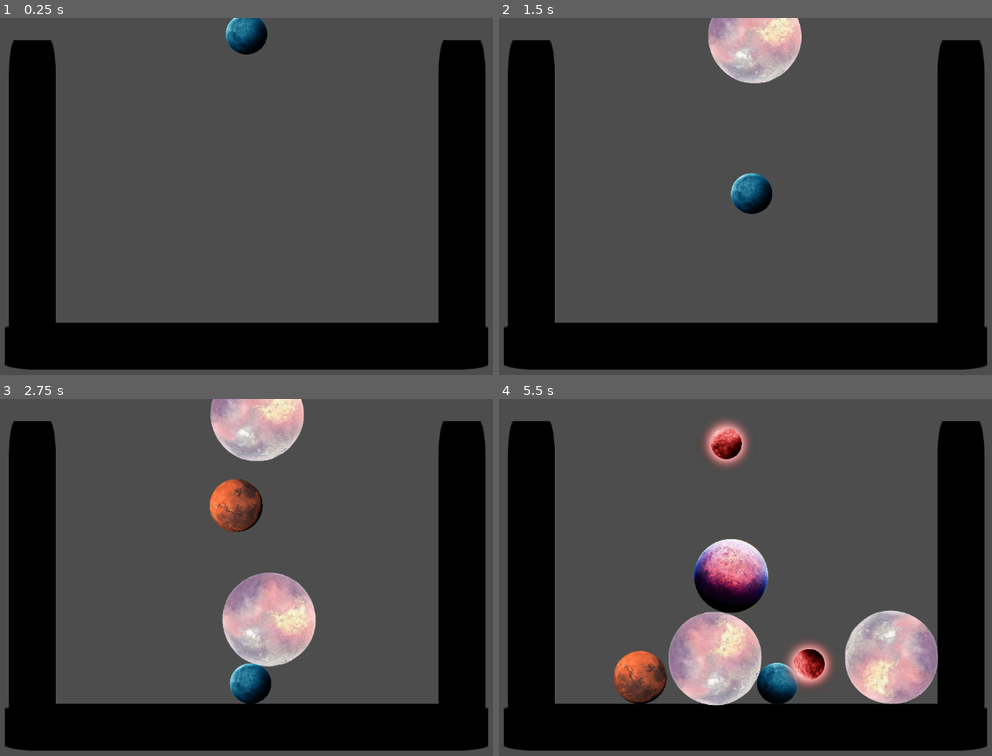
Above: before the commit, frames 1-4 (two rows, left to right).
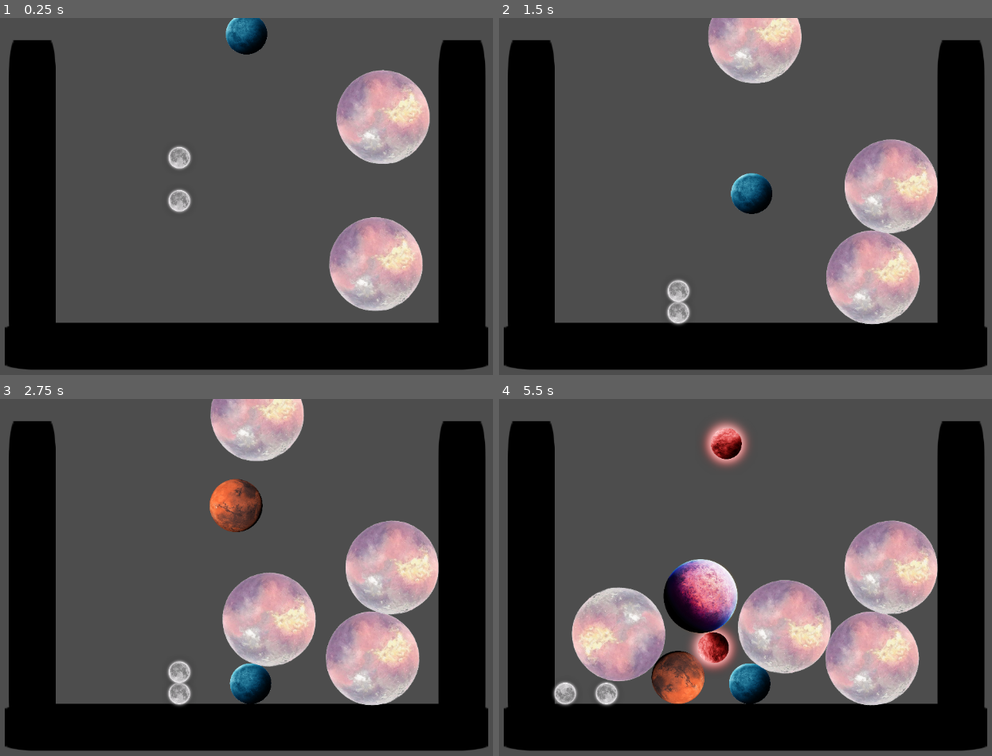
Above: after the commit, the same moments.

Repository: 6thAce/marbel-merger
Game: Godot game, scene res://main.tscn
The game is run twice, just before and just after one commit, with the same random seed, the same clock (stepped at 60 frames per second) and the same inputs. The engine's default icon, where the game draws it, is replaced by a stand-in: a white triangle on a blue panel in a dark square.
Inputs (mouse positions are in pixels of both pictures, inside the frame that each line leads up to):
- Up to frame 1 (0.25 s): no input
- Up to frame 2 (1.5 s): move the mouse to (883, 178) at 0.52 s; hold Right (ui_right) 0.53-1.28 s; tap Space (space) at 0.6, 1.35 s; click (883, 178) at 0.67 s; move the mouse to (617, 214) at 1.27 s; hold Left (ui_left) from 1.28 s (still down)
- Up to frame 3 (2.75 s): move the mouse to (310, 498) at 2.02 s; release Left (ui_left) at 2.03 s; hold Right (ui_right) from 2.03 s (still down); tap Space (space) at 2.1 s
- Up to frame 4 (5.5 s): move the mouse to (710, 648) at 2.77 s; tap Space (space) every 0.75 s from 2.85 to 5.1 s; click (710, 648) at 2.92 s; move the mouse to (937, 631) at 3.52 s; release Right (ui_right) at 3.53 s; hold Left (ui_left) from 3.53 s (still down); move the mouse to (553, 523) at 4.27 s; move the mouse to (775, 577) at 5.02 s; click (775, 577) at 5.17 s

The runs differ from the first frame. In frame 1, 8.4% of the frame differs, in the area x 33-88%, y 14-83%; in frame 2, 8.4%; in frame 3, 8.3%; in frame 4, 25%, in the area x 10-90%, y 33-87%.

Commit message:
Refactor ball collision and merging logic
Updated ball scene and scripts to use Area2D for collision detection and simplified the merge logic for all ball levels. Removed signal connections from code in favor of editor-based connections. Updated main scene to add new ball instances and resource references.

Diff:
--- a/ball0.tscn
+++ b/ball0.tscn
@@ -16,4 +16,9 @@
 [node name="CollisionShape2D" type="CollisionShape2D" parent="."]
 shape = SubResource("CircleShape2D_5jjlg")
 
-[connection signal="body_entered" from="." to="." method="_on_body_entered"]
+[node name="Area2D" type="Area2D" parent="."]
+
+[node name="CollisionShape2D" type="CollisionShape2D" parent="Area2D"]
+shape = SubResource("CircleShape2D_5jjlg")
+
+[connection signal="body_entered" from="Area2D" to="." method="_on_area_2d_body_entered"]
--- a/ball_0.gd
+++ b/ball_0.gd
@@ -4,37 +4,31 @@
 @onready var main = get_tree().root.get_node("Main") # reference to Main node
 
 func _ready():
-	# Connect collision signal
-	self.body_entered.connect(_on_body_entered)
-
+	# Do NOT connect signal here, Editor already handles body_entered
+	pass
 
 func _on_body_entered(body: Node):
-	# Check if colliding with another ball
 	if body is RigidBody2D and body.has_method("get_level"):
-		if body.get_level() == level:  # same type
+		print("Collision with ball level: ", body.get_level())
+		if body.get_level() == level: # same type
 			merge_with(body)
-
 
 func get_level() -> int:
 	return level
-
 
 func merge_with(other_ball: RigidBody2D):
 	if !is_instance_valid(other_ball):
 		return
 
-	# Position for new ball (middle of the two)
-	var new_pos = (position + other_ball.position) / 2.0
+	# Example merge logic
+	var new_ball_scene = load("res://ball" + str(level + 1) + ".tscn")
+	var new_ball = new_ball_scene.instantiate()
+	new_ball.position = (position + other_ball.position) / 2
 
-	# Remove the two old balls
+	main.add_child(new_ball)
 	queue_free()
 	other_ball.queue_free()
 
-	# Next level
-	var next_level = level + 1
 
-	# If next level exists in Main's ball_scenes array
-	if next_level < main.ball_scenes.size():
-		var NewBall = main.ball_scenes[next_level].instantiate()
-		NewBall.position = new_pos
-		main.add_child(NewBall)
+func _on_area_2d_body_entered(body: Node2D) -> void:
+	pass # Replace with function body.
--- a/ball_1.gd
+++ b/ball_1.gd
@@ -1,40 +1,30 @@
 extends RigidBody2D
 
-@export var level: int = 0   # Ball type (0,1,2,...)
+@export var level: int = 1  # Ball type (0,1,2,...)
 @onready var main = get_tree().root.get_node("Main") # reference to Main node
 
 func _ready():
-	# Connect collision signal
-	self.body_entered.connect(_on_body_entered)
-
+	# Do NOT connect signal here, Editor already handles body_entered
+	pass
 
 func _on_body_entered(body: Node):
-	# Check if colliding with another ball
 	if body is RigidBody2D and body.has_method("get_level"):
-		if body.get_level() == level:  # same type
+		print("Collision with ball level: ", body.get_level())
+		if body.get_level() == level: # same type
 			merge_with(body)
-
 
 func get_level() -> int:
 	return level
-
 
 func merge_with(other_ball: RigidBody2D):
 	if !is_instance_valid(other_ball):
 		return
 
-	# Position for new ball (middle of the two)
-	var new_pos = (position + other_ball.position) / 2.0
+	# Example merge logic
+	var new_ball_scene = load("res://ball" + str(level + 1) + ".tscn")
+	var new_ball = new_ball_scene.instantiate()
+	new_ball.position = (position + other_ball.position) / 2
 
-	# Remove the two old balls
+	main.add_child(new_ball)
 	queue_free()
 	other_ball.queue_free()
-
-	# Next level
-	var next_level = level + 1
-
-	# If next level exists in Main's ball_scenes array
-	if next_level < main.ball_scenes.size():
-		var NewBall = main.ball_scenes[next_level].instantiate()
-		NewBall.position = new_pos
-		main.add_child(NewBall)
--- a/ball_2.gd
+++ b/ball_2.gd
@@ -1,40 +1,30 @@
 extends RigidBody2D
 
-@export var level: int = 0   # Ball type (0,1,2,...)
+@export var level: int = 2   # Ball type (0,1,2,...)
 @onready var main = get_tree().root.get_node("Main") # reference to Main node
 
 func _ready():
-	# Connect collision signal
-	self.body_entered.connect(_on_body_entered)
-
+	# Do NOT connect signal here, Editor already handles body_entered
+	pass
 
 func _on_body_entered(body: Node):
-	# Check if colliding with another ball
 	if body is RigidBody2D and body.has_method("get_level"):
-		if body.get_level() == level:  # same type
+		print("Collision with ball level: ", body.get_level())
+		if body.get_level() == level: # same type
 			merge_with(body)
-
 
 func get_level() -> int:
 	return level
-
 
 func merge_with(other_ball: RigidBody2D):
 	if !is_instance_valid(other_ball):
 		return
 
-	# Position for new ball (middle of the two)
-	var new_pos = (position + other_ball.position) / 2.0
+	# Example merge logic
+	var new_ball_scene = load("res://ball" + str(level + 1) + ".tscn")
+	var new_ball = new_ball_scene.instantiate()
+	new_ball.position = (position + other_ball.position) / 2
 
-	# Remove the two old balls
+	main.add_child(new_ball)
 	queue_free()
 	other_ball.queue_free()
-
-	# Next level
-	var next_level = level + 1
-
-	# If next level exists in Main's ball_scenes array
-	if next_level < main.ball_scenes.size():
-		var NewBall = main.ball_scenes[next_level].instantiate()
-		NewBall.position = new_pos
-		main.add_child(NewBall)
--- a/ball_3.gd
+++ b/ball_3.gd
@@ -1,40 +1,30 @@
 extends RigidBody2D
 
-@export var level: int = 0   # Ball type (0,1,2,...)
+@export var level: int = 3   # Ball type (0,1,2,...)
 @onready var main = get_tree().root.get_node("Main") # reference to Main node
 
 func _ready():
-	# Connect collision signal
-	self.body_entered.connect(_on_body_entered)
-
+	# Do NOT connect signal here, Editor already handles body_entered
+	pass
 
 func _on_body_entered(body: Node):
-	# Check if colliding with another ball
 	if body is RigidBody2D and body.has_method("get_level"):
-		if body.get_level() == level:  # same type
+		print("Collision with ball level: ", body.get_level())
+		if body.get_level() == level: # same type
 			merge_with(body)
-
 
 func get_level() -> int:
 	return level
-
 
 func merge_with(other_ball: RigidBody2D):
 	if !is_instance_valid(other_ball):
 		return
 
-	# Position for new ball (middle of the two)
-	var new_pos = (position + other_ball.position) / 2.0
+	# Example merge logic
+	var new_ball_scene = load("res://ball" + str(level + 1) + ".tscn")
+	var new_ball = new_ball_scene.instantiate()
+	new_ball.position = (position + other_ball.position) / 2
 
-	# Remove the two old balls
+	main.add_child(new_ball)
 	queue_free()
 	other_ball.queue_free()
-
-	# Next level
-	var next_level = level + 1
-
-	# If next level exists in Main's ball_scenes array
-	if next_level < main.ball_scenes.size():
-		var NewBall = main.ball_scenes[next_level].instantiate()
-		NewBall.position = new_pos
-		main.add_child(NewBall)
--- a/ball_4.gd
+++ b/ball_4.gd
@@ -1,40 +1,30 @@
 extends RigidBody2D
 
-@export var level: int = 0   # Ball type (0,1,2,...)
+@export var level: int = 4   # Ball type (0,1,2,...)
 @onready var main = get_tree().root.get_node("Main") # reference to Main node
 
 func _ready():
-	# Connect collision signal
-	self.body_entered.connect(_on_body_entered)
-
+	# Do NOT connect signal here, Editor already handles body_entered
+	pass
 
 func _on_body_entered(body: Node):
-	# Check if colliding with another ball
 	if body is RigidBody2D and body.has_method("get_level"):
-		if body.get_level() == level:  # same type
+		print("Collision with ball level: ", body.get_level())
+		if body.get_level() == level: # same type
 			merge_with(body)
-
 
 func get_level() -> int:
 	return level
-
 
 func merge_with(other_ball: RigidBody2D):
 	if !is_instance_valid(other_ball):
 		return
 
-	# Position for new ball (middle of the two)
-	var new_pos = (position + other_ball.position) / 2.0
+	# Example merge logic
+	var new_ball_scene = load("res://ball" + str(level + 1) + ".tscn")
+	var new_ball = new_ball_scene.instantiate()
+	new_ball.position = (position + other_ball.position) / 2
 
-	# Remove the two old balls
+	main.add_child(new_ball)
 	queue_free()
 	other_ball.queue_free()
-
-	# Next level
-	var next_level = level + 1
-
-	# If next level exists in Main's ball_scenes array
-	if next_level < main.ball_scenes.size():
-		var NewBall = main.ball_scenes[next_level].instantiate()
-		NewBall.position = new_pos
-		main.add_child(NewBall)
--- a/ball_5.gd
+++ b/ball_5.gd
@@ -1,40 +1,30 @@
 extends RigidBody2D
 
-@export var level: int = 0   # Ball type (0,1,2,...)
+@export var level: int = 5   # Ball type (0,1,2,...)
 @onready var main = get_tree().root.get_node("Main") # reference to Main node
 
 func _ready():
-	# Connect collision signal
-	self.body_entered.connect(_on_body_entered)
-
+	# Do NOT connect signal here, Editor already handles body_entered
+	pass
 
 func _on_body_entered(body: Node):
-	# Check if colliding with another ball
 	if body is RigidBody2D and body.has_method("get_level"):
-		if body.get_level() == level:  # same type
+		print("Collision with ball level: ", body.get_level())
+		if body.get_level() == level: # same type
 			merge_with(body)
-
 
 func get_level() -> int:
 	return level
-
 
 func merge_with(other_ball: RigidBody2D):
 	if !is_instance_valid(other_ball):
 		return
 
-	# Position for new ball (middle of the two)
-	var new_pos = (position + other_ball.position) / 2.0
+	# Example merge logic
+	var new_ball_scene = load("res://ball" + str(level + 1) + ".tscn")
+	var new_ball = new_ball_scene.instantiate()
+	new_ball.position = (position + other_ball.position) / 2
 
-	# Remove the two old balls
+	main.add_child(new_ball)
 	queue_free()
 	other_ball.queue_free()
-
-	# Next level
-	var next_level = level + 1
-
-	# If next level exists in Main's ball_scenes array
-	if next_level < main.ball_scenes.size():
-		var NewBall = main.ball_scenes[next_level].instantiate()
-		NewBall.position = new_pos
-		main.add_child(NewBall)
--- a/main.tscn
+++ b/main.tscn
@@ -1,13 +1,15 @@
-[gd_scene load_steps=3 format=3 uid="uid://cc6lrqdv51sht"]
+[gd_scene load_steps=5 format=3 uid="uid://cc6lrqdv51sht"]
 
-[ext_resource type="Script" uid="uid://bill4kdpkvshf" path="res://Main.gd" id="1_5vw27"]
-[ext_resource type="PackedScene" uid="uid://bmi4l8isf2vaf" path="res://backgroung.tscn" id="1_ig7tw"]
+[ext_resource type="Script" uid="uid://bill4kdpkvshf" path="res://Main.gd" id="1_uu6xs"]
+[ext_resource type="PackedScene" uid="uid://bmi4l8isf2vaf" path="res://backgroung.tscn" id="2_r0du0"]
+[ext_resource type="PackedScene" uid="uid://b6gpitykrcbhg" path="res://ball5.tscn" id="3_r0du0"]
+[ext_resource type="PackedScene" uid="uid://dn0bkncduyfsg" path="res://ball0.tscn" id="4_cm0pq"]
 
 [node name="Main" type="Node2D"]
 position = Vector2(-32, -28)
-script = ExtResource("1_5vw27")
+script = ExtResource("1_uu6xs")
 
-[node name="backgroung" parent="." instance=ExtResource("1_ig7tw")]
+[node name="backgroung" parent="." instance=ExtResource("2_r0du0")]
 position = Vector2(27, -26)
 
 [node name="RayCast2D" type="RayCast2D" parent="."]
@@ -22,3 +24,15 @@
 [node name="Camera2D" type="Camera2D" parent="."]
 position = Vector2(602, 319)
 zoom = Vector2(0.75, 0.75)
+
+[node name="ball5" parent="." instance=ExtResource("3_r0du0")]
+position = Vector2(914, 455)
+
+[node name="ball6" parent="." instance=ExtResource("3_r0du0")]
+position = Vector2(931, 100)
+
+[node name="ball0" parent="." instance=ExtResource("4_cm0pq")]
+position = Vector2(442, 300)
+
+[node name="ball1" parent="." instance=ExtResource("4_cm0pq")]
+position = Vector2(442, 196)
